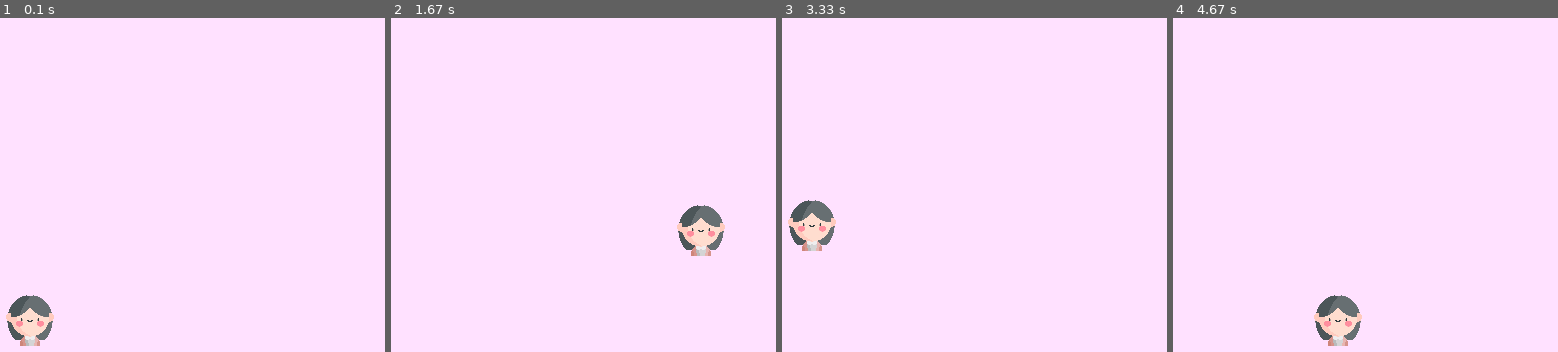
Above: before the commit, frames 1-4 (left to right).
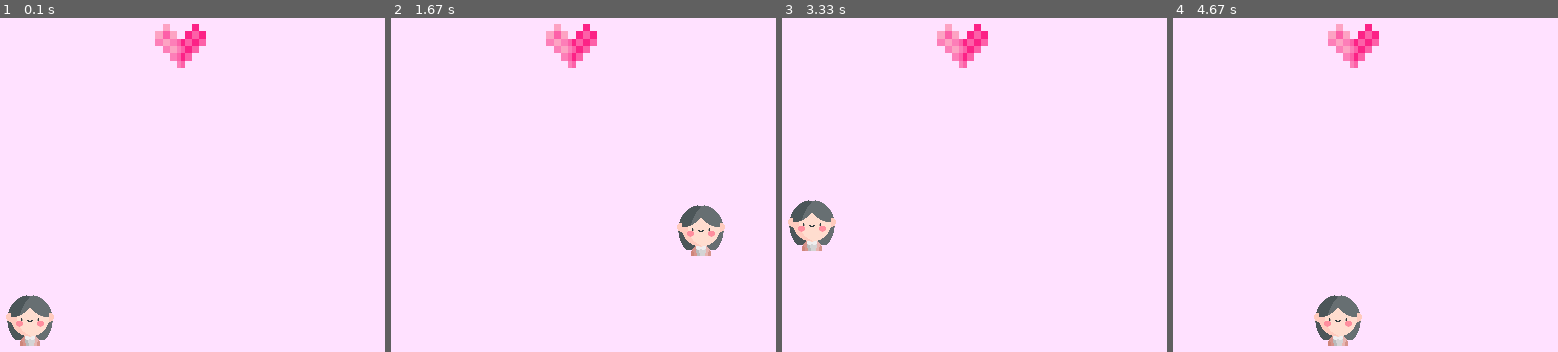
Above: after the commit, the same moments.

Repository: ellewright/first-pygame
Game: pygame game, started from main.py
Same seed, same stepped clock (60 frames per second), same inputs: the game is played once before the commit and once after it.
Inputs:
- Up to frame 1 (0.1 s): no input
- Up to frame 2 (1.67 s): hold D 0.33-0.8 s; hold W 0.83-1.13 s; hold D 1.17-1.63 s
- Up to frame 3 (3.33 s): hold A 1.67-2.2 s; hold S 2.23-2.53 s; hold A 2.57-2.97 s; hold W from 3 s (still down)
- Up to frame 4 (4.67 s): release W at 3.37 s; hold D 3.4-4.03 s; hold S 4.07-4.43 s; hold A from 4.47 s (still down)

The runs differ from the first frame. In frame 1, 1.0% of the frame differs, in the area x 40-54%, y 1-15%; in frame 2, 1.0%; in frame 3, 1.0%; in frame 4, 1.0%.

Commit message:
Add heart and blit to screen

Diff:
--- a/main.py
+++ b/main.py
@@ -1,4 +1,6 @@
 import pygame
+import random
+import math
 
 pygame.init()
 
@@ -10,15 +12,26 @@
 PLAYER_WIDTH = PLAYER_ICON.get_size()[0]
 PLAYER_HEIGHT = PLAYER_ICON.get_size()[1]
 PLAYER_SPEED = 5
+PADDING_X = (PLAYER_WIDTH / 2)
+PADDING_Y = (PLAYER_HEIGHT / 2)
 
-player_x = (WIDTH / 2) - (PLAYER_WIDTH / 2)
-player_y = HEIGHT - (PLAYER_HEIGHT * 1.5)
+player_x = (WIDTH / 2) - (PADDING_X)
+player_y = HEIGHT - (PADDING_Y * 3)
+
+HEART_ICON = pygame.transform.scale_by(pygame.image.load("heart.png"), 0.1)
+HEART_WIDTH = HEART_ICON.get_size()[0]
+HEART_HEIGHT = HEART_ICON.get_size()[1]
+heart_x = random.randint(0, WIDTH - math.floor(PADDING_X + (HEART_WIDTH / 2)))
+heart_y = random.randint(0, HEIGHT - math.floor((PADDING_Y * 3) + (HEART_HEIGHT / 2)))
 
 screen = pygame.display.set_mode((WIDTH, HEIGHT))
 clock = pygame.time.Clock()
 
 def draw_player(x, y):
     screen.blit(PLAYER_ICON, (x, y))
+
+def draw_heart(x, y):
+    screen.blit(HEART_ICON, (x, y))
 
 def control_movement():
     global player_x, player_y
@@ -41,6 +54,7 @@
 
     screen.fill("thistle1")
 
+    draw_heart(heart_x, heart_y)
     draw_player(player_x, player_y)
     control_movement()
 
Binary file added: heart.png
